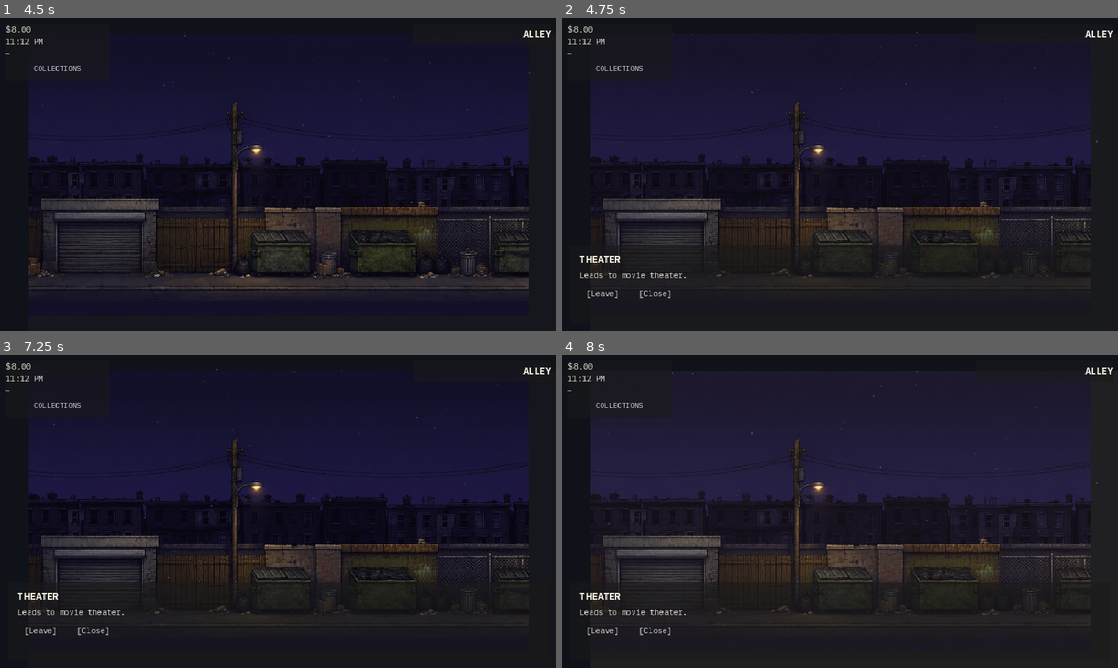
Above: before the commit, frames 1-4 (two rows, left to right).
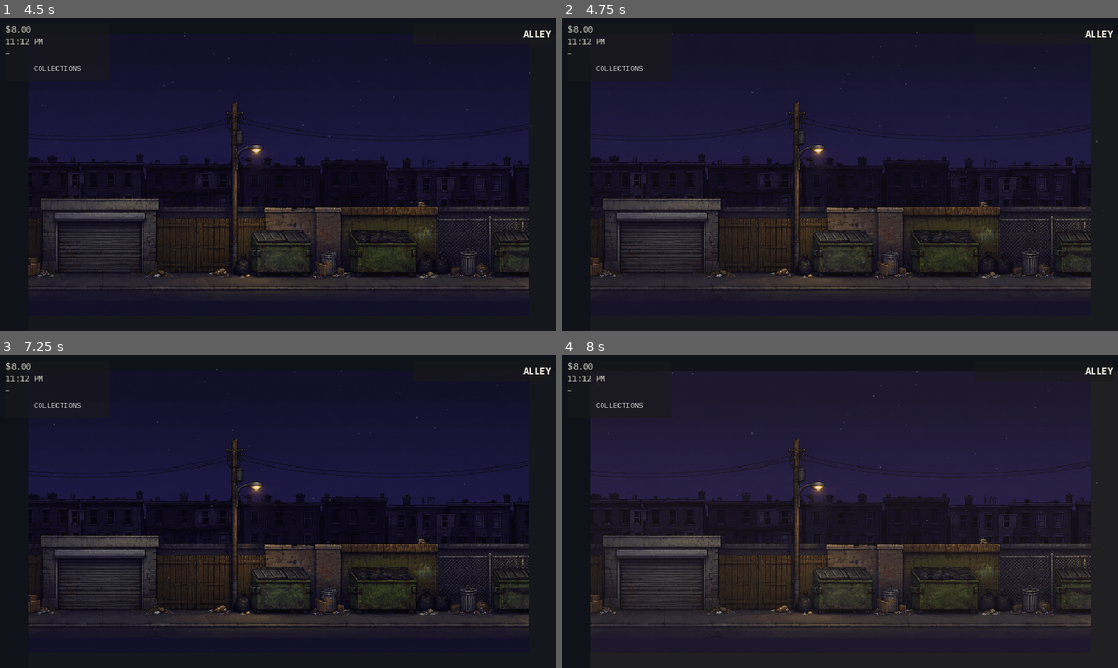
Above: after the commit, the same moments.

Repository: sneakycar/DOOMDANCE
Game: Godot game, scene res://scenes/game/main.tscn
Two runs of this game, one before a commit and one after it. Both use one fixed random seed, a clock stepped at 60 frames per second and the inputs below.
Inputs (mouse positions are in pixels of both pictures, inside the frame that each line leads up to):
- Up to frame 1 (4.5 s): click "COLLECTIONS" at 0.5 s; tap Enter at 1.25 s; move the mouse to (250, 237) at 1.27 s; hold D (move_right) 1.28-2 s; hold E (interact) 1.28-2 s; click (250, 237) at 1.42 s; click "[Leave]" at 2 s; move the mouse to (444, 221) at 2.77 s; hold D (move_right) 2.78-3.53 s; tap E (interact) at 2.85, 4.35 s; move the mouse to (111, 127) at 3.52 s; hold E (interact) 3.53-4.28 s; hold A (move_left) from 3.53 s (still down); move the mouse to (305, 174) at 4.27 s; click (305, 174) at 4.42 s
- Up to frame 2 (4.75 s): keep holding A (move_left)
- Up to frame 3 (7.25 s): move the mouse to (194, 433) at 5.02 s; hold E (interact) 5.03-5.78 s; tap Space at 5.75 s; move the mouse to (400, 495) at 5.77 s; release A (move_left) at 5.78 s; hold D (move_right) from 5.78 s (still down); tap E (interact) at 5.85 s; tap Enter at 6.5 s; move the mouse to (166, 527) at 6.52 s; hold E (interact) from 6.53 s (still down); click (166, 527) at 6.67 s
- Up to frame 4 (8 s): keep holding D (move_right); move the mouse to (895, 442) at 7.27 s; release E (interact) at 7.28 s; tap E (interact) at 7.35 s

Frame 1 is identical in both runs. In frame 2, 1.0% of the frame differs, in the area x 3-96%, y 72-90%; in frame 3, 0.9%; in frame 4, 1.4%.
Error in both runs: Cannot call method 'add_theme_font_override' on a null value. (res://scripts/game/doom_typography.gd:32)

Commit message:
chore: only impound GATE and OFFICE hotspots remain
All other screens are view-only until hotspots are added back one by one.

Co-authored-by: Cursor <cursoragent@cursor.com>

Diff:
--- a/data/screens.json
+++ b/data/screens.json
@@ -27,125 +27,55 @@
       "header": "ALLEY",
       "background": "res://generated images/night time alley 1.png",
       "overlays": ["rain", "light_flicker"],
-      "hotspots": [
-        { "id": "liquor_store", "label": "LIQUOR STORE", "rect": [0.02, 0.14, 0.22, 0.42], "action": "goto", "target": "liquor_store" },
-        { "id": "pawn_shop", "label": "PAWN SHOP", "rect": [0.20, 0.16, 0.18, 0.38], "action": "goto", "target": "pawn_shop" },
-        { "id": "vacant_lot", "label": "VACANT LOT", "rect": [0.36, 0.20, 0.18, 0.40], "action": "goto", "target": "vacant_lot" },
-        { "id": "movie_theater", "label": "THEATER", "rect": [0.52, 0.12, 0.18, 0.42], "action": "goto", "target": "movie_theater" },
-        { "id": "western_union", "label": "WESTERN UNION", "rect": [0.68, 0.14, 0.16, 0.36], "action": "goto", "target": "western_union" },
-        { "id": "septa", "label": "SEPTA", "rect": [0.82, 0.18, 0.16, 0.45], "action": "goto", "target": "septa" },
-        { "id": "underpass", "label": "UNDERPASS", "rect": [0.02, 0.48, 0.20, 0.28], "action": "goto", "target": "underpass" },
-        {
-          "id": "rowhouse",
-          "label": "ROWHOUSE",
-          "rect": [0.72, 0.48, 0.24, 0.32],
-          "action": "message",
-          "text": "CHAINED.\n\nBasement door.\nNot yet."
-        },
-        { "id": "rowhouse_path", "label": "STOOP", "rect": [0.58, 0.50, 0.12, 0.26], "action": "goto", "target": "rowhouse" }
-      ]
+      "hotspots": []
     },
     "liquor_store": {
       "header": "LIQUOR STORE",
       "background": "res://generated images/liquor store.png",
       "overlays": ["fluorescent_flicker", "neon_buzz"],
-      "hotspots": [
-        { "id": "beer", "label": "BEER $3", "rect": [0.08, 0.38, 0.16, 0.22], "action": "buy", "collectible_id": "beer", "cost": 3 },
-        { "id": "whiskey", "label": "WHISKEY $8", "rect": [0.26, 0.38, 0.16, 0.22], "action": "buy", "collectible_id": "whiskey", "cost": 8 },
-        { "id": "old_crow", "label": "OLD CROW $5", "rect": [0.44, 0.38, 0.16, 0.22], "action": "buy", "collectible_id": "old_crow", "cost": 5 },
-        { "id": "steel_reserve", "label": "STEEL RESERVE $4", "rect": [0.62, 0.38, 0.16, 0.22], "action": "buy", "collectible_id": "steel_reserve", "cost": 4 },
-        { "id": "evan_williams", "label": "EVAN WILLIAMS $6", "rect": [0.44, 0.58, 0.16, 0.18], "action": "buy", "collectible_id": "evan_williams", "cost": 6 },
-        { "id": "leave", "label": "LEAVE", "rect": [0.78, 0.72, 0.18, 0.22], "action": "goto", "target": "alley" }
-      ]
+      "hotspots": []
     },
     "pawn_shop": {
       "header": "PAWN SHOP",
       "background": "res://assets/segments/painted/night/storefront_row_night_02.png",
       "overlays": ["light_flicker", "fluorescent_flicker"],
-      "hotspots": [
-        { "id": "griffey", "label": "GRIFFEY CARD", "rect": [0.30, 0.42, 0.22, 0.22], "action": "collect", "collectible_id": "griffey_card", "flag": "pawn_griffey" },
-        { "id": "key", "label": "RUSTY KEY", "rect": [0.55, 0.50, 0.18, 0.18], "action": "collect", "collectible_id": "rusty_key", "flag": "pawn_key" },
-        { "id": "leave", "label": "LEAVE", "rect": [0.78, 0.72, 0.18, 0.22], "action": "goto", "target": "alley" }
-      ]
+      "hotspots": []
     },
     "vacant_lot": {
       "header": "VACANT LOT",
       "background": "res://generated images/vacant lot.png",
       "overlays": ["wind_trash", "distant_light_sweep"],
-      "hotspots": [
-        { "id": "beer_can", "label": "BEER CAN", "rect": [0.35, 0.55, 0.30, 0.25], "action": "collect", "collectible_id": "crushed_beer_can", "flag": "vacant_lot_beer_can" },
-        { "id": "matchbook", "label": "MATCHBOOK", "rect": [0.12, 0.62, 0.18, 0.18], "action": "collect", "collectible_id": "matchbook", "flag": "vacant_lot_match" },
-        { "id": "leave", "label": "LEAVE", "rect": [0.78, 0.72, 0.18, 0.22], "action": "goto", "target": "alley" }
-      ]
+      "hotspots": []
     },
     "septa": {
       "header": "SEPTA ENTRANCE",
       "background": "res://assets/segments/painted/night/septa_entrance_night_02.png",
       "overlays": ["fluorescent_flicker", "train_flash"],
-      "hotspots": [
-        {
-          "id": "turnstile",
-          "label": "TURNSTILE $2",
-          "rect": [0.38, 0.30, 0.28, 0.45],
-          "action": "pay_message",
-          "cost": 2,
-          "text": "NOT IMPLEMENTED."
-        },
-        { "id": "map", "label": "TRANSIT MAP", "rect": [0.08, 0.35, 0.18, 0.30], "action": "collect", "collectible_id": "transit_map", "flag": "septa_map" },
-        { "id": "leave", "label": "LEAVE", "rect": [0.78, 0.72, 0.18, 0.22], "action": "goto", "target": "alley" }
-      ]
+      "hotspots": []
     },
     "movie_theater": {
       "header": "MOVIE THEATER",
       "background": "res://assets/segments/painted/night/rialto_theater_night_02.png",
       "overlays": ["light_flicker", "distant_light_sweep"],
-      "hotspots": [
-        { "id": "ticket", "label": "LOTTERY TICKET", "rect": [0.42, 0.68, 0.22, 0.18], "action": "collect", "collectible_id": "lottery_ticket", "flag": "theater_ticket" },
-        {
-          "id": "door",
-          "label": "DOOR",
-          "rect": [0.38, 0.28, 0.28, 0.45],
-          "action": "message",
-          "text": "BOARDED.\n\nMarquee still on."
-        },
-        { "id": "leave", "label": "LEAVE", "rect": [0.78, 0.72, 0.18, 0.22], "action": "goto", "target": "alley" }
-      ]
+      "hotspots": []
     },
     "western_union": {
       "header": "WESTERN UNION",
       "background": "res://assets/segments/painted/night/jewelers_western_union_night_02.png",
       "overlays": ["fluorescent_flicker", "light_flicker"],
-      "hotspots": [
-        { "id": "receipt", "label": "RECEIPT", "rect": [0.48, 0.62, 0.20, 0.16], "action": "collect", "collectible_id": "old_receipt", "flag": "wu_receipt" },
-        { "id": "photo", "label": "PHOTO", "rect": [0.22, 0.45, 0.18, 0.20], "action": "collect", "collectible_id": "photo", "flag": "wu_photo" },
-        { "id": "leave", "label": "LEAVE", "rect": [0.78, 0.72, 0.18, 0.22], "action": "goto", "target": "alley" }
-      ]
+      "hotspots": []
     },
     "rowhouse": {
       "header": "ROWHOUSE",
       "background": "res://assets/segments/painted/night/alley_fence_night_02.png",
       "overlays": ["rain", "light_flicker"],
-      "hotspots": [
-        {
-          "id": "basement",
-          "label": "BASEMENT",
-          "rect": [0.32, 0.45, 0.36, 0.35],
-          "action": "message",
-          "text": "PADLOCKED.\n\nChain rusted through."
-        },
-        { "id": "newspaper", "label": "NEWSPAPER", "rect": [0.08, 0.70, 0.22, 0.18], "action": "collect", "collectible_id": "newspaper", "flag": "rowhouse_paper" },
-        { "id": "leave", "label": "LEAVE", "rect": [0.78, 0.72, 0.18, 0.22], "action": "goto", "target": "alley" }
-      ]
+      "hotspots": []
     },
     "underpass": {
       "header": "UNDERPASS",
       "background": "res://assets/segments/07_septa_underpass.png",
       "overlays": ["rain", "distant_light_sweep", "puddle_shimmer"],
-      "hotspots": [
-        { "id": "flyer", "label": "FLYER", "rect": [0.55, 0.58, 0.20, 0.18], "action": "collect", "collectible_id": "neon_flyer", "flag": "underpass_flyer" },
-        { "id": "bottle", "label": "BOTTLE", "rect": [0.18, 0.65, 0.16, 0.16], "action": "collect", "collectible_id": "liquor_bottle", "flag": "underpass_bottle" },
-        { "id": "leave", "label": "LEAVE", "rect": [0.78, 0.72, 0.18, 0.22], "action": "goto", "target": "alley" }
-      ]
+      "hotspots": []
     }
   }
 }
--- a/scripts/game/location_screen.gd
+++ b/scripts/game/location_screen.gd
@@ -109,9 +109,6 @@
 			continue
 		_add_hotspot_button(hotspot)
 
-	if screen_id == "alley":
-		_add_alley_panhandle_hotspots()
-
 	_relayout_hotspots()
 
 func _should_skip_hotspot(hotspot: Dictionary) -> bool:
@@ -120,22 +117,6 @@
 		if flag != "" and GameState.is_collected(flag):
 			return true
 	return false
-
-func _add_alley_panhandle_hotspots() -> void:
-	if GameState.is_panhandle_ready_to_collect():
-		_add_hotspot_button({
-			"id": "collect_earnings",
-			"label": "Collect Earnings",
-			"rect": [0.02, 0.62, 0.28, 0.28],
-			"action": "collect_panhandle"
-		})
-	elif GameState.can_start_panhandle():
-		_add_hotspot_button({
-			"id": "panhandle",
-			"label": "PANHANDLE",
-			"rect": [0.02, 0.62, 0.28, 0.28],
-			"action": "panhandle"
-		})
 
 func _add_hotspot_button(hotspot: Dictionary) -> void:
 	var id: String = hotspot.get("id", "unknown")
Not shown, changed: public/index.html
Not shown, changed: public/index.pck
